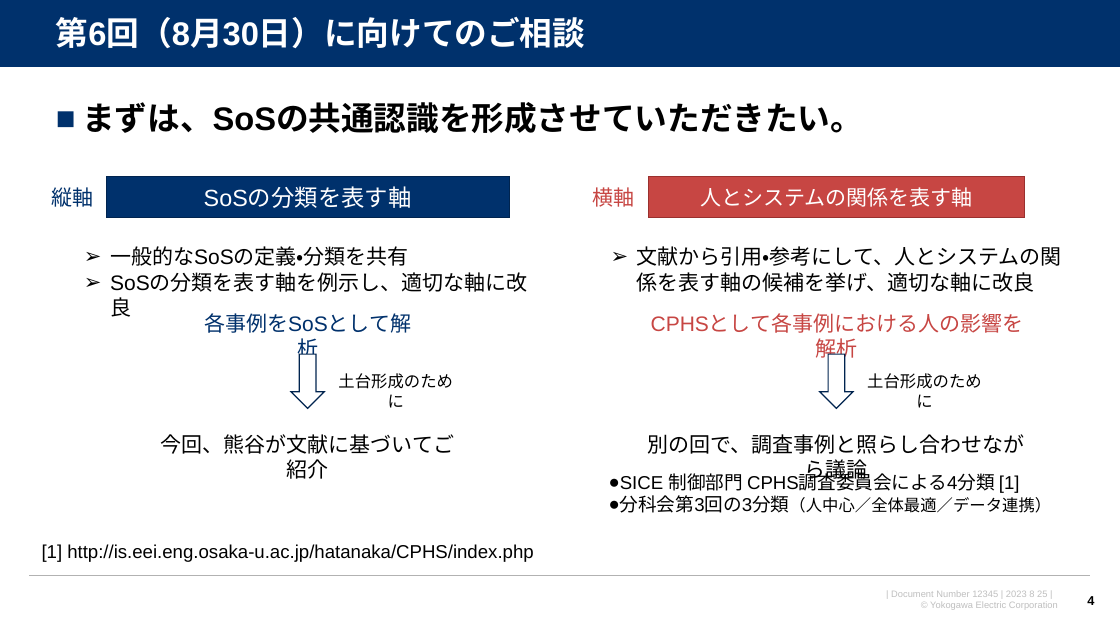
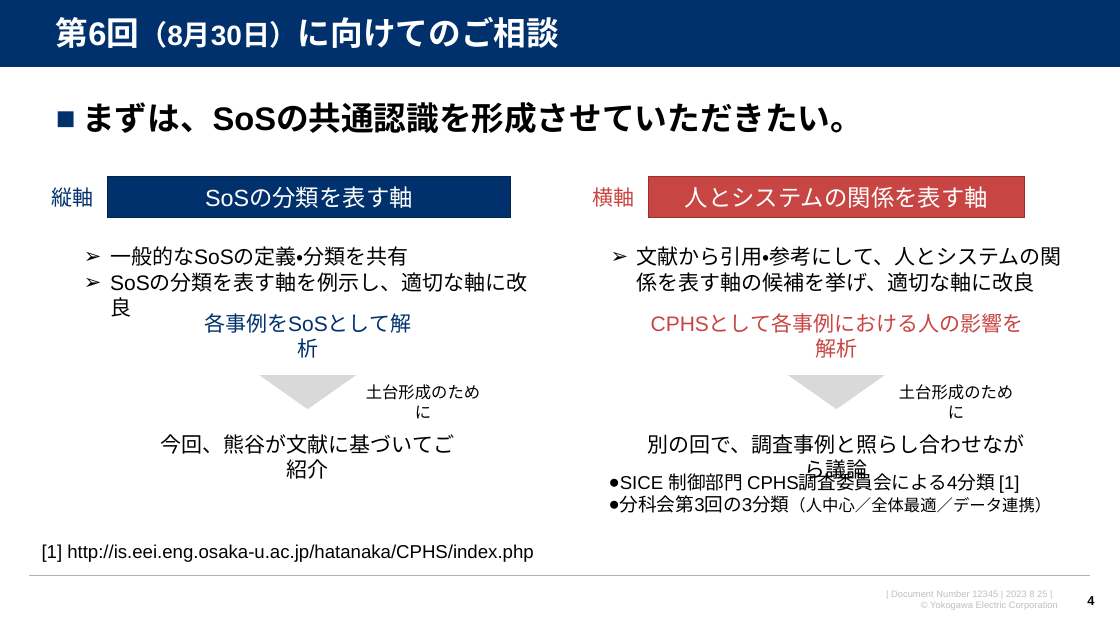
Before and after one commit to watarukumagai-git/opt, a slide deck: slide 4 of SoS/230825_SoS分科会第6回進め方のご相談_rev.0.pptx. Drawn at 1120x630 pixels with LibreOffice and Linux fonts; fonts in the diff are those of the drawing; background and template pictures are left out. Boxes give left, top, right and bottom in pixels: in the first picture for what was removed or moved away, otherwise in the second. Text is boxed around its words. In the diff, an @@ line names an element or a change of style, - is before the commit and + after.

```diff
--- a/SoS/230825_SoS分科会第6回進め方のご相談_rev.0.pptx
+++ b/SoS/230825_SoS分科会第6回進め方のご相談_rev.0.pptx
@@ title "第6回（8月30日）に向けてのご相談" at [56,17,559,48]: size 28 to 24 pt in "第6回（8月30日）に向けてのご相談" @@
@@ rectangle "人とシステムの関係を表す軸" at [649,176,1024,218]: size 18 to 20 pt @@
@@ down arrow removed at [291,355,324,409] @@
@@ down arrow removed at [820,355,854,409] @@
@@ triangle added at [260,376,356,409], fill #D9D9D9 @@
@@ text "土台形成のために": place and size @@
-text "土台形成のために" at [338,373,452,408]
+text "土台形成のために" at [366,384,480,419]
@@ triangle added at [788,376,885,409], fill #D9D9D9 @@
@@ text "土台形成のために": place and size @@
-text "土台形成のために" at [867,373,981,408]
+text "土台形成のために" at [899,384,1013,419]
```
Also in this commit, not shown: 7 other slides changed, 2 slides removed.
